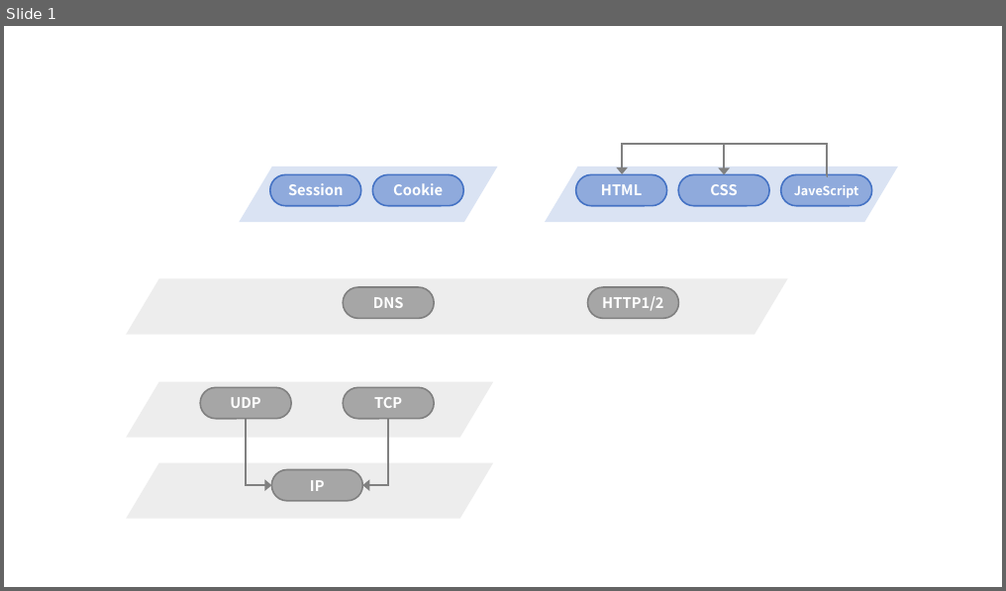
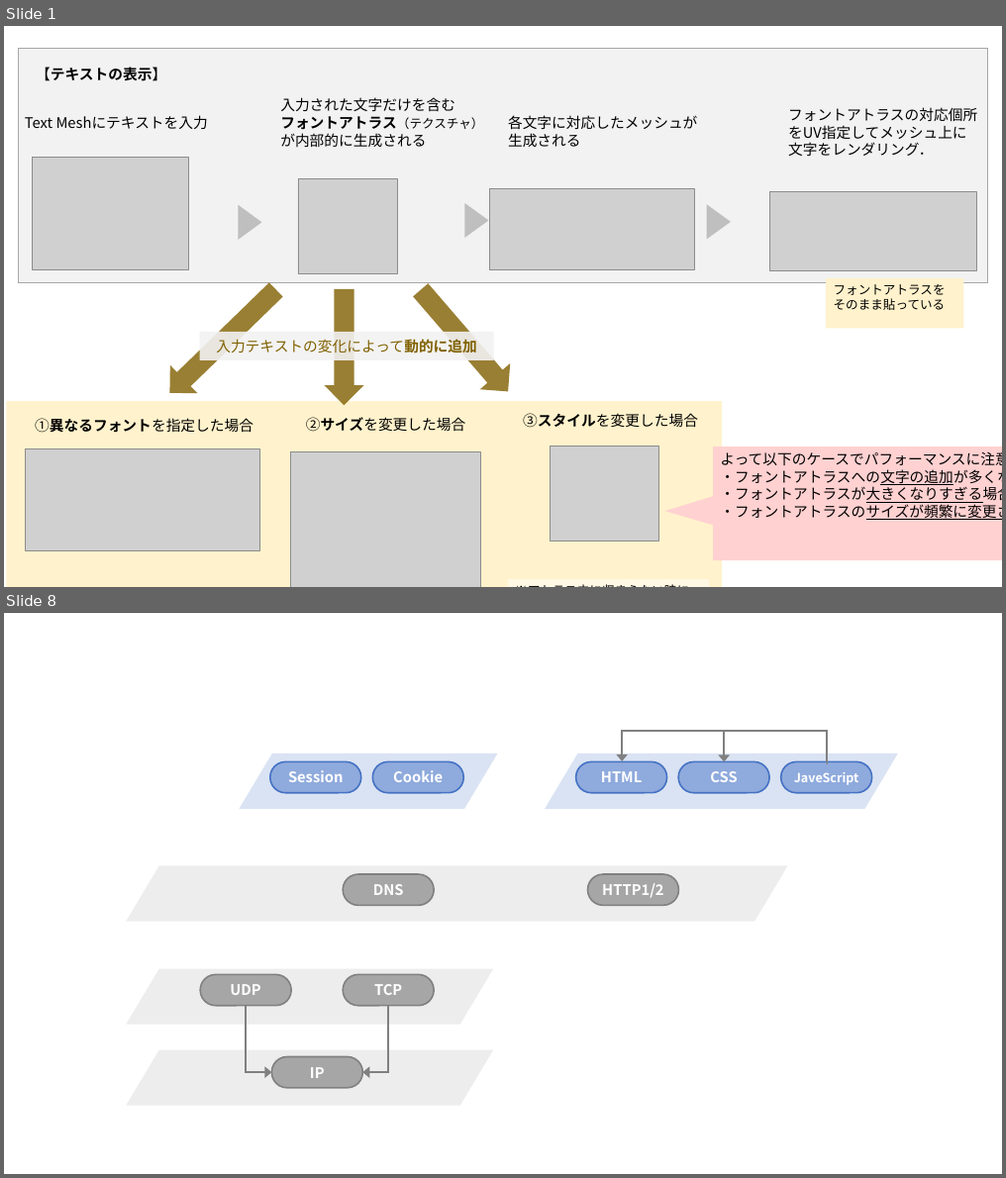
Before and after one commit to nitou-kanazawa/nitou-kanazawa.github.io, a slide deck: assets/ppt/web-TextMeshPro.pptx. Shown one above the other, each under a label of ours: slide 1 before the commit, slides 1 and 8 after it; the slides between them are not shown. The pictures are 1006x591 and 1006x1178 pixels, drawn with LibreOffice and Linux fonts; fonts in the diff are those of the drawing; grey boxes stand for pictures. Boxes give left, top, right and bottom in pixels: in the first picture for what was removed or moved away, otherwise in the second. Text is boxed around its words. In the diff, an @@ line names an element or a change of style, - is before the commit and + after.

```diff
--- a/assets/ppt/web-TextMeshPro.pptx
+++ b/assets/ppt/web-TextMeshPro.pptx
@@ slide 1 added at [4,26,1002,587], background #FFFFFF @@
@@ rectangle added at [18,49,988,282], fill #F2F2F2, outline #A6A6A6 0.75 pt @@
@@ text added at [36,67,166,81], 14 pt, text #000000, bold @@
+【テキストの表示】
@@ text added at [280,97,484,147], 14 pt, text #000000 @@
+入力された文字だけを含む
+フォントアトラス（テクスチャ）
+が内部的に生成される
@@ text added at [788,107,977,156], 14 pt, text #000000 @@
+フォントアトラスの対応個所
+をUV指定してメッシュ上に
+文字をレンダリング．
@@ text added at [25,115,208,129], 14 pt, text #000000 @@
+Text Meshにテキストを入力
@@ text added at [508,115,697,147], 14 pt, text #000000 @@
+各文字に対応したメッシュが
+生成される
@@ picture added at [33,157,188,271] @@
@@ picture added at [298,178,397,274] @@
@@ triangle added at [464,203,488,238], fill #BFBFBF @@
@@ picture added at [489,189,695,271] @@
@@ picture added at [770,192,976,271] @@
@@ triangle added at [238,205,261,240], fill #BFBFBF @@
@@ triangle added at [707,205,731,240], fill #BFBFBF @@
@@ down arrow added at [155,275,289,407], fill #806000 at 80% opacity @@
@@ down arrow added at [325,289,364,405], fill #806000 at 80% opacity @@
@@ down arrow added at [405,277,523,404], fill #806000 at 80% opacity @@
@@ rectangle added at [826,278,963,329], fill #FFF2CC, 12 pt, text #000000 @@
+フォントアトラスを
+そのまま貼っている
@@ rectangle added at [200,332,494,361], fill #F2F2F2 at 90% opacity, 14 pt, text #806000 @@
+入力テキストの変化によって動的に追加
@@ rectangle added at [6,402,722,587], fill #FFF2CC @@
@@ text added at [35,418,253,433], 14 pt, text #000000 @@
+①異なるフォントを指定した場合
@@ text added at [306,417,466,432], 14 pt, text #000000 @@
+②サイズを変更した場合
@@ text added at [523,413,698,428], 14 pt, text #000000 @@
+③スタイルを変更した場合
@@ picture added at [26,450,260,552] @@
@@ picture added at [291,452,481,587] @@
@@ picture added at [550,446,659,541] @@
@@ rectangle added at [713,447,1002,561], fill #FFD1D1, 14 pt, text #000000 @@
+よって以下のケースでパフォーマンスに注意が必要
+・フォントアトラスへの文字の追加が多くなる場合
+・フォントアトラスが大きくなりすぎる場合
+・フォントアトラスのサイズが頻繁に変更される場合
@@ triangle added at [664,486,736,531], fill #FFD1D1 @@
@@ rectangle added at [508,579,709,587], fill #FFFFFF at 50% opacity, 12 pt, text #000000 @@
+※アトラス内に収まらない時にテクスチャを大きく作り直す
@@ what was slide 1 is now slide 8 @@
```
Also in this commit, not shown: 6 other slides added, 1 other file.
